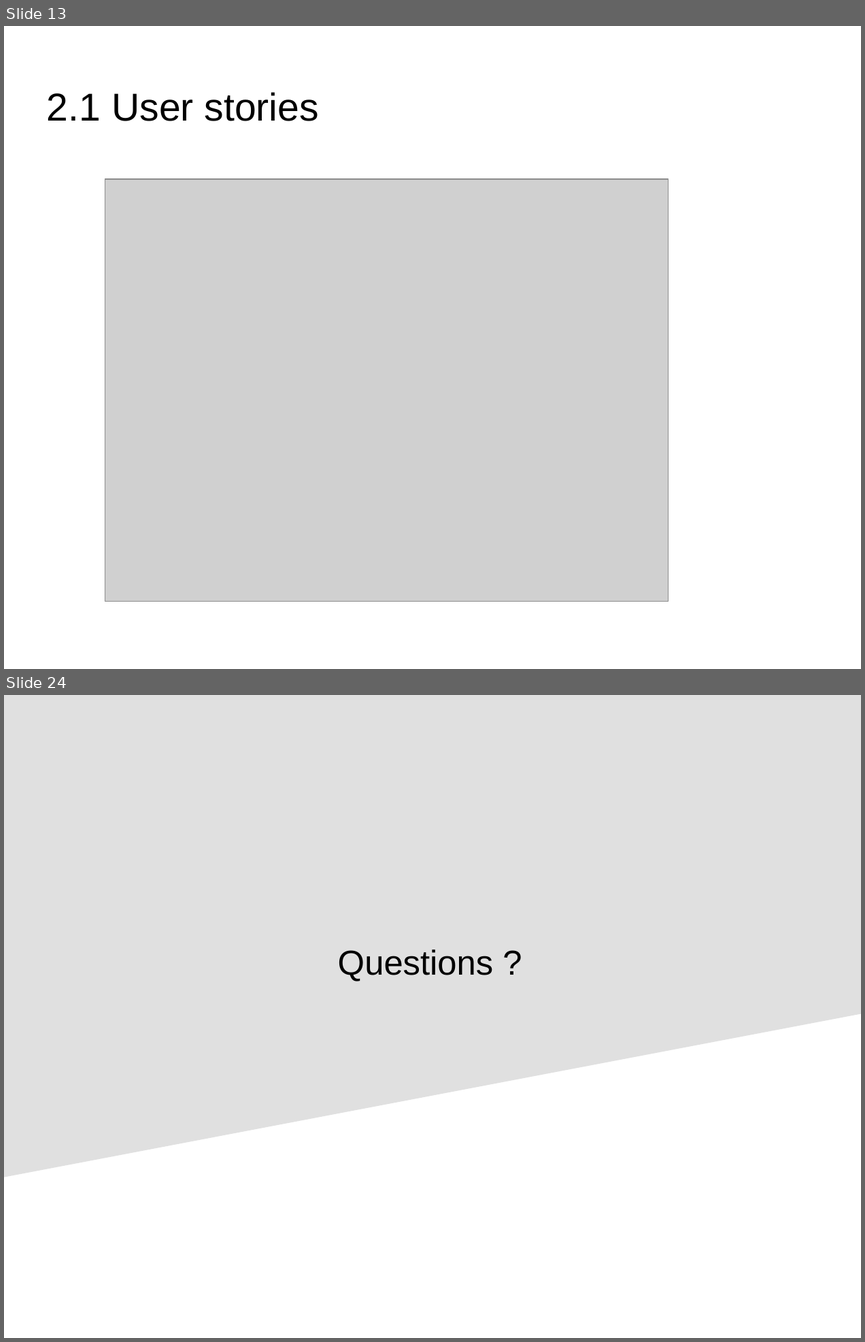
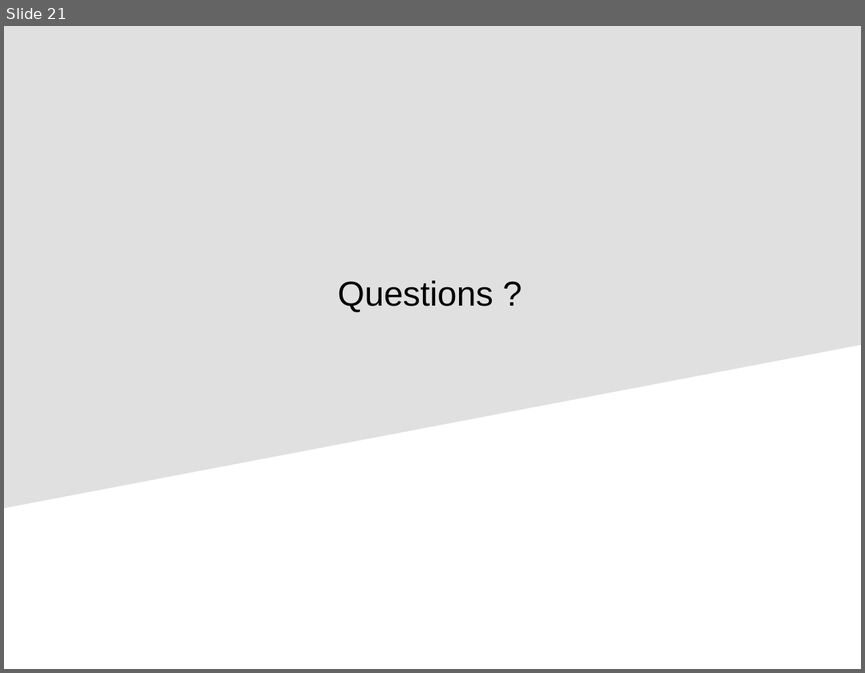
Before and after one commit to s2-t2/blockchain_reputation_system, a slide deck: documents/Presentation/Presentation.odp. Shown one above the other, each under a label of ours: slides 13 and 24 before the commit, slide 21 after it; the slides between them are not shown. The pictures are 865x1342 and 865x673 pixels, drawn with LibreOffice and Linux fonts; fonts in the diff are those of the drawing; grey boxes stand for pictures; background and template pictures are left out. Boxes give left, top, right and bottom in pixels: in the first picture for what was removed or moved away, otherwise in the second. Text is boxed around its words. In the diff, an @@ line names an element or a change of style, - is before the commit and + after.

```diff
--- a/documents/Presentation/Presentation.odp
+++ b/documents/Presentation/Presentation.odp
@@ slide 13 removed at (4,26,861,669), background picture (left out) @@
@@ title removed at (47,92,319,121) @@
-2.1 User stories
@@ picture removed at (105,179,668,601) @@
@@ what was slide 24 is now slide 21 @@
```
Also in this commit, not shown: 12 slides changed, 7 slides added, 7 other slides removed, 4 other files.
